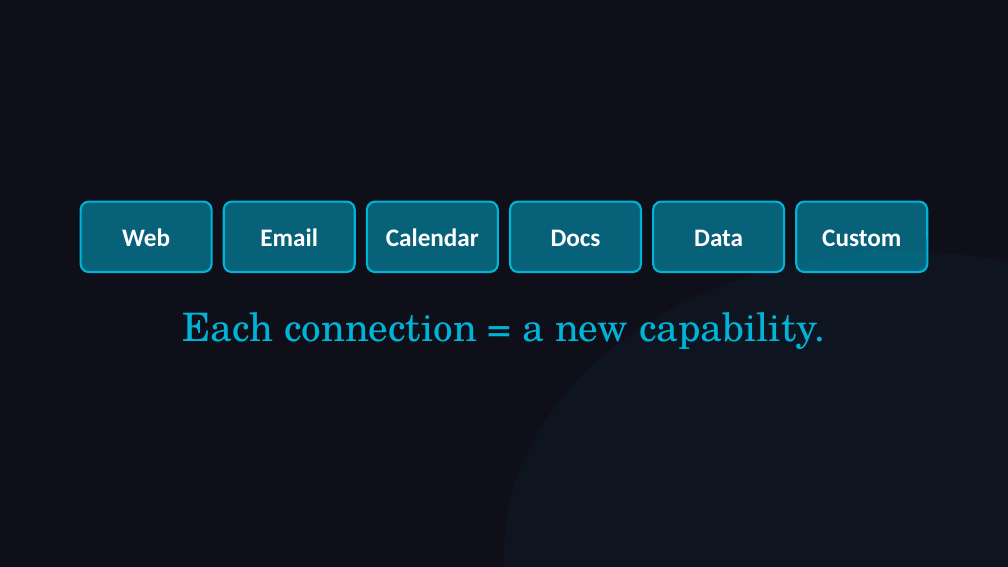
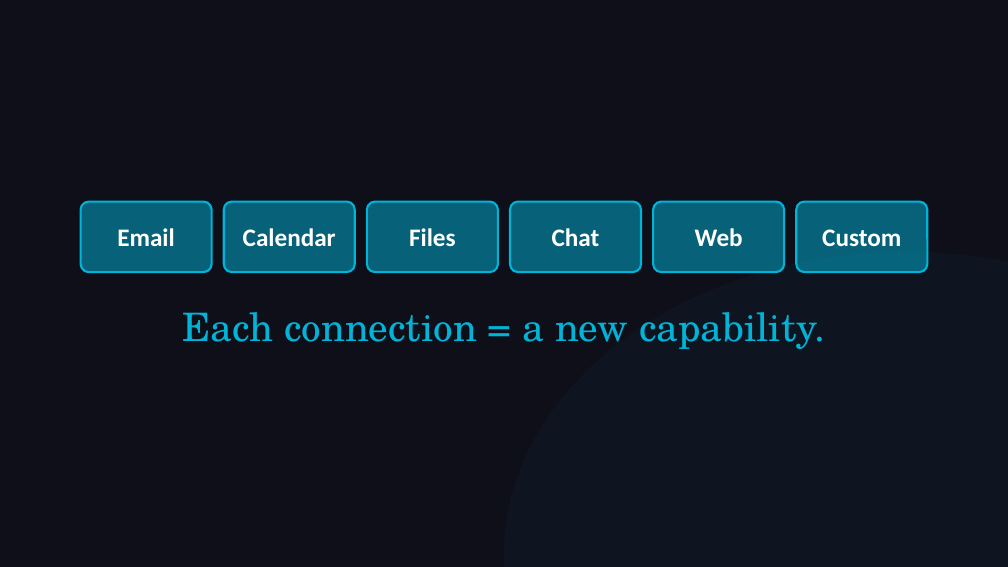
Before and after one commit to michaelengland/ai-best-practices, a slide deck: slide 11 of decks/workshop-operator/workshop-operator.pptx. Drawn at 1008x567 pixels with LibreOffice and Linux fonts; fonts in the diff are those of the drawing. Boxes give left, top, right and bottom in pixels: in the first picture for what was removed or moved away, otherwise in the second. Text is boxed around its words. In the diff, an @@ line names an element or a change of style, - is before the commit and + after.

```diff
--- a/decks/workshop-operator/workshop-operator.pptx
+++ b/decks/workshop-operator/workshop-operator.pptx
@@ text "Email": place and size @@
-text "Email" at (260, 228, 318, 246)
+text "Email" at (117, 228, 175, 246)
@@ text "Calendar": place and size @@
-text "Calendar" at (386, 228, 479, 247)
+text "Calendar" at (243, 228, 336, 246)
@@ text removed at (122, 228, 170, 247) @@
-Web
@@ text added at (409, 228, 456, 247), 18 pt, text #FFFFFF, bold @@
+Files
@@ text at (552, 228, 600, 246): text changed @@
-Docs
+Chat
@@ text at (695, 228, 743, 246): text changed @@
-Data
+Web
```
Also in this commit, not shown: 4 other slides changed, 1 slide added, 1 slide removed, 7 other files.
